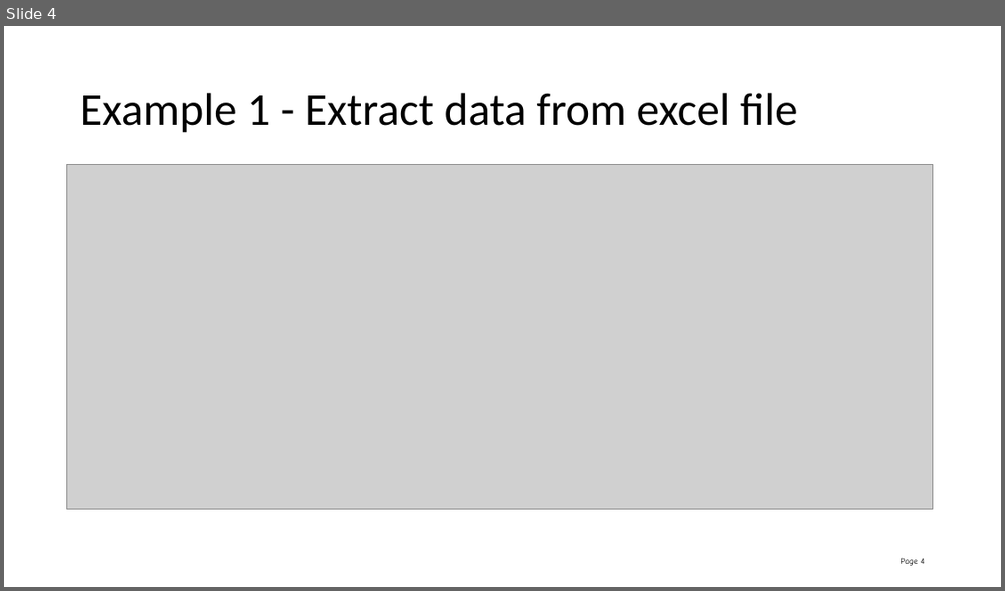
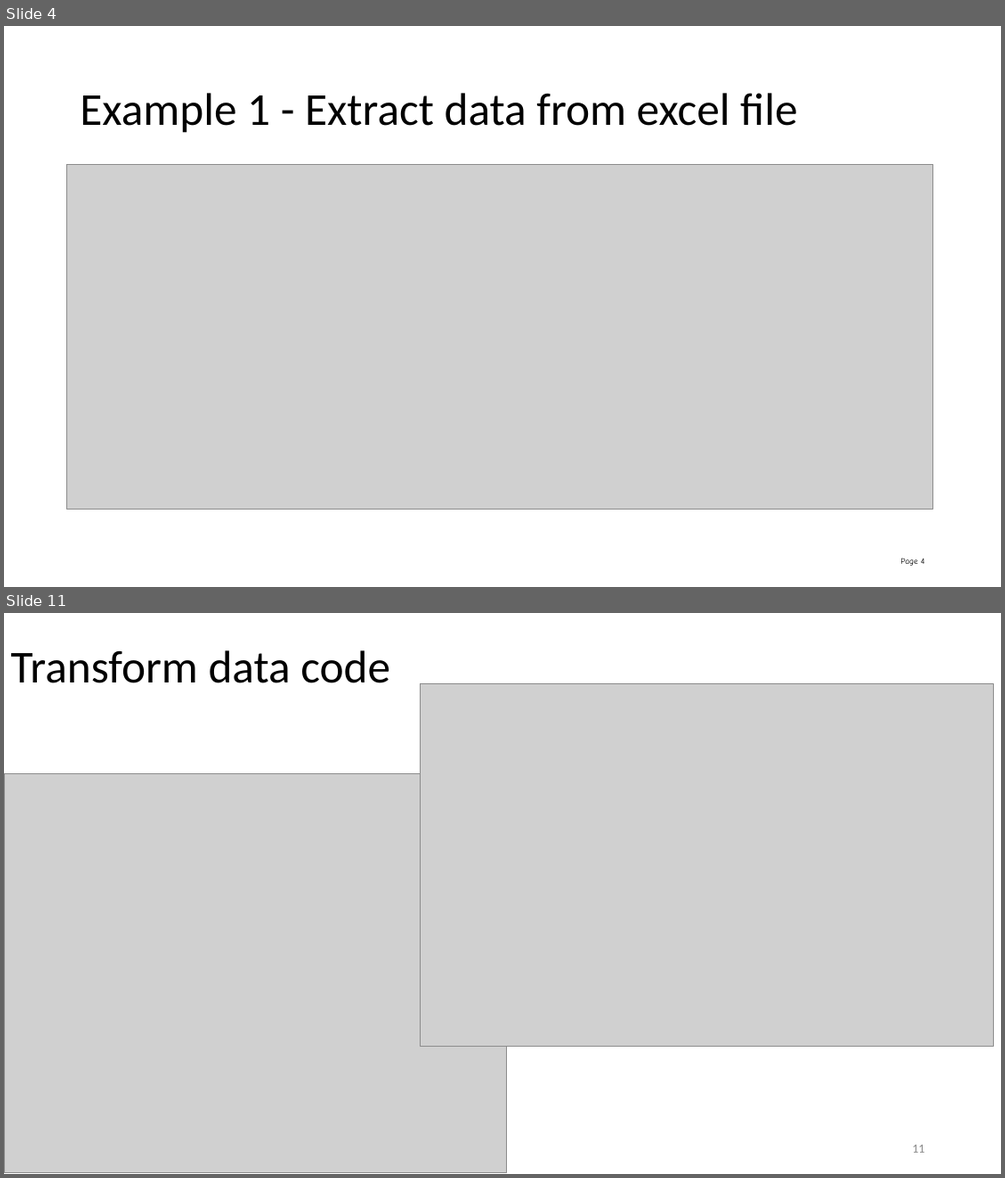
Before and after one commit to chensg/datasystems, a slide deck: doc/41091_etl_example_withScreenshotResults.pptx. Shown one above the other, each under a label of ours: slide 4 before the commit, slides 4 and 11 after it; the slides between them are not shown. The pictures are 1005x591 and 1005x1178 pixels, drawn with LibreOffice and Linux fonts; fonts in the diff are those of the drawing; grey boxes stand for pictures. Boxes give left, top, right and bottom in pixels: in the first picture for what was removed or moved away, otherwise in the second. Text is boxed around its words. In the diff, an @@ line names an element or a change of style, - is before the commit and + after.

```diff
--- a/doc/41091_etl_example_withScreenshotResults.pptx
+++ b/doc/41091_etl_example_withScreenshotResults.pptx
@@ slide 11 added at bbox=[4, 613, 1001, 1174], background #FFFFFF @@
@@ title added at bbox=[11, 650, 390, 683], 44 pt, text #000000 @@
+Transform data code
@@ picture added at bbox=[420, 683, 993, 1046] @@
@@ picture added at bbox=[4, 774, 507, 1173] @@
@@ page number added at bbox=[912, 1144, 924, 1152], 12 pt, text #8C8C8C @@
+11
```
Also in this commit, not shown: 8 slides changed, 1 other slide added, 1 slide removed, 4 other files.
